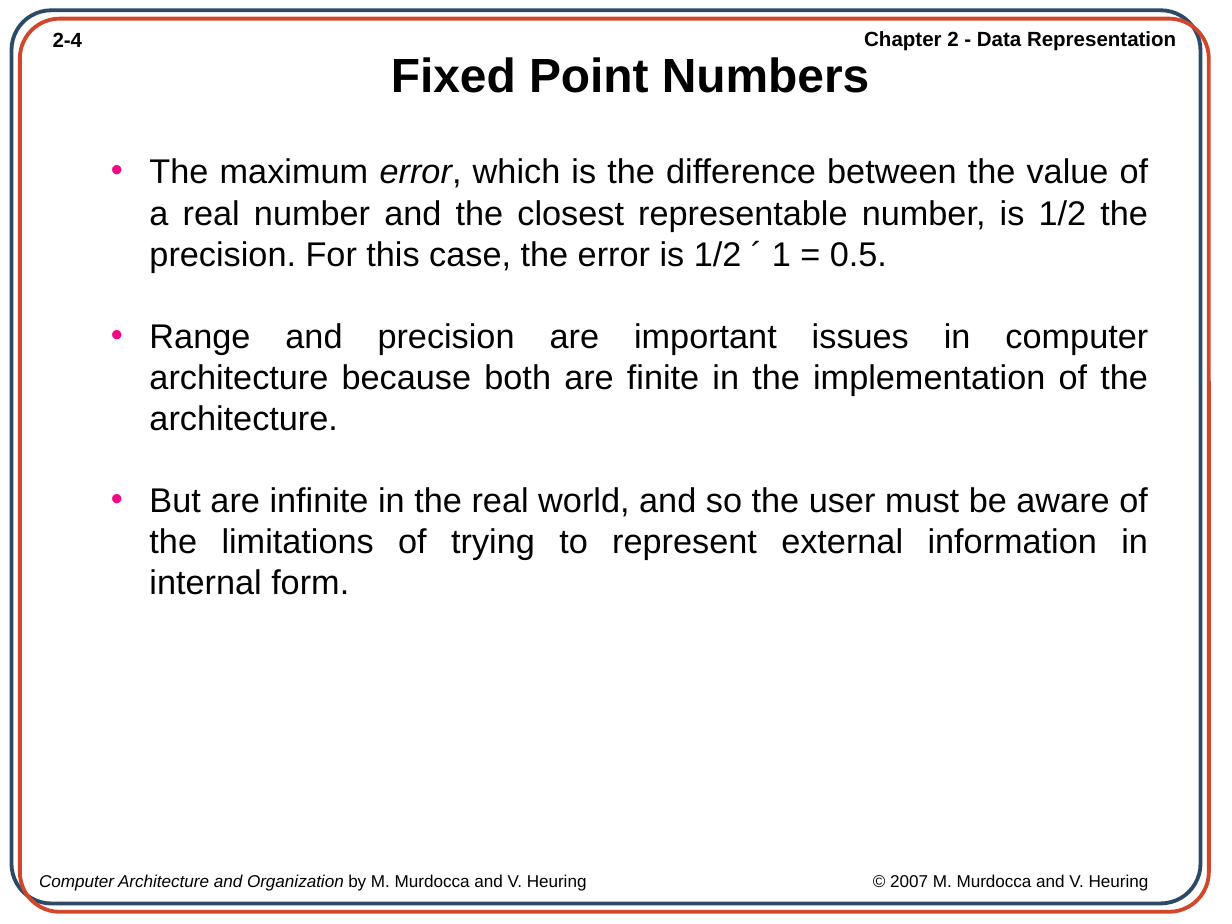
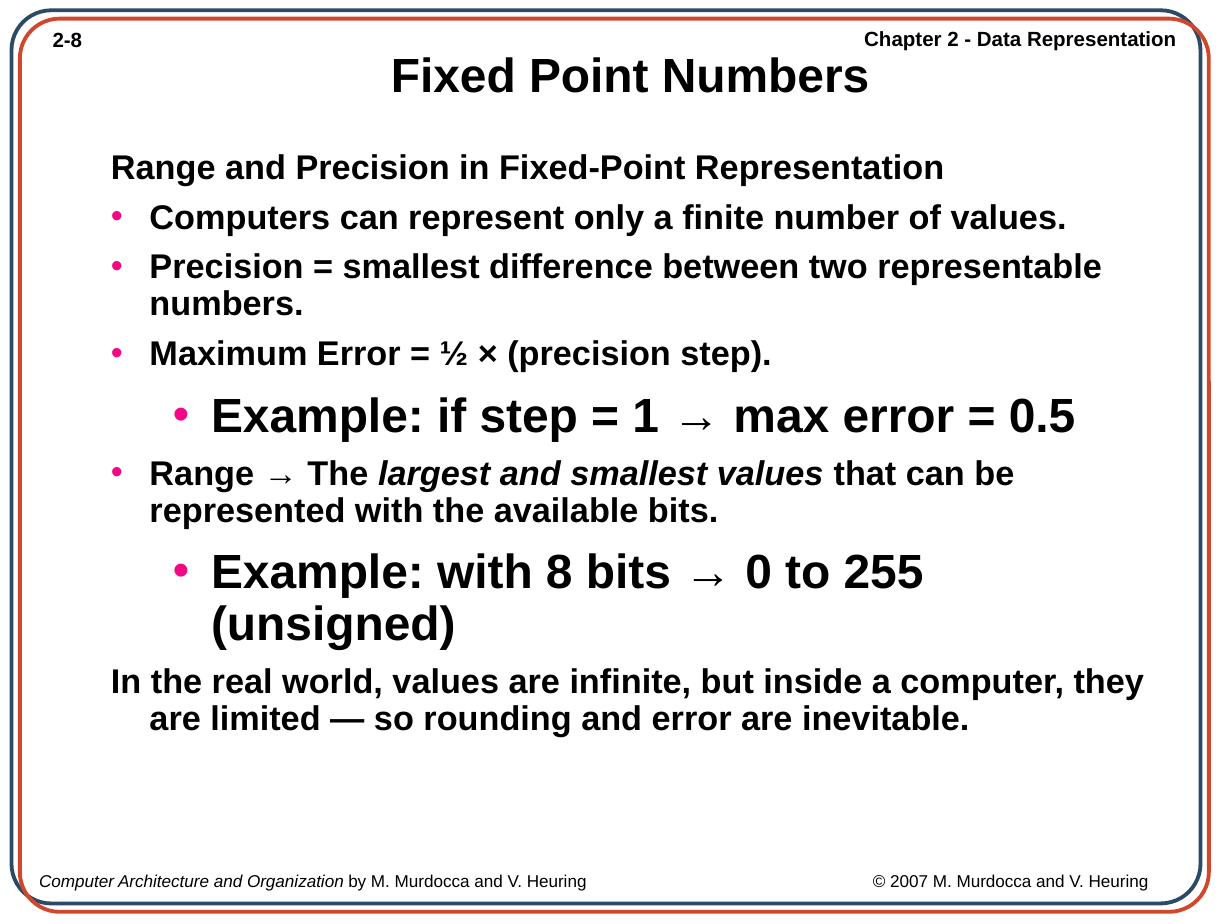
Before and after one commit to AfiqahAzahari-here/computer_organization_arch, a slide deck: slide 8 of SLIDE_NOTA/Ch02_Data Representation.ppt (slide 4 before the commit). Drawn at 1232x924 pixels with LibreOffice and Linux fonts; fonts in the diff are those of the drawing; background and template pictures are left out. Boxes give left, top, right and bottom in pixels: in the first picture for what was removed or moved away, otherwise in the second. Text is boxed around its words. In the diff, an @@ line names an element or a change of style, - is before the commit and + after.

```diff
--- a/SLIDE_NOTA/Ch02_Data Representation.ppt
+++ b/SLIDE_NOTA/Ch02_Data Representation.ppt
@@ page number at [53,32,83,48]: text changed @@
-2-4
+2-8
@@ text at [111,154,1144,736]: text changed; bold on @@
-• The maximum error, which is the difference between the value of a real number and the closest representable number, is 1/2 the precision. For this case, the error is 1/2 ´ 1 = 0.5.
-• Range and precision are important issues in computer architecture because both are finite in the implementation of the architecture.
-• But are infinite in the real world, and so the user must be aware of the limitations of trying to represent external information in internal form.
+Range and Precision in Fixed-Point Representation
+• Computers can represent only a finite number of values.
+• Precision = smallest difference between two representable numbers.
+• Maximum Error = ½ × (precision step).
+  • Example: if step = 1 → max error = 0.5
+• Range → The largest and smallest values that can be represented with the available bits.
+  • Example: with 8 bits → 0 to 255 (unsigned)
+In the real world, values are infinite, but inside a computer, they are limited — so rounding and error are inevitable.
```
Also in this commit, not shown: 11 other slides changed, 33 slides added, 4 other files.
